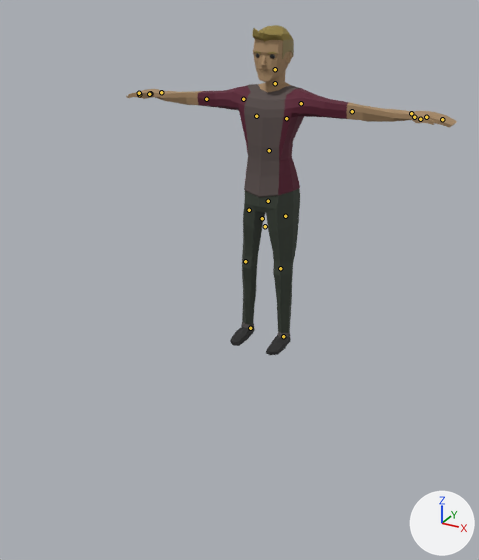
A saved change to the glTF model apps/web/public/room/person.glb.
One viewpoint serves both versions: a 50 mm camera at (1.59, -3.23, 1.95) aimed at (0.23, -0.75, 0.71). Lighting does not change. The marker at lower right points along +X, +Y and +Z. The picture after the commit comes second. The bones that change, and the others that lie on the model, are drawn over the model as lines.

Names of what the first picture shows: 'BaseHuman'.
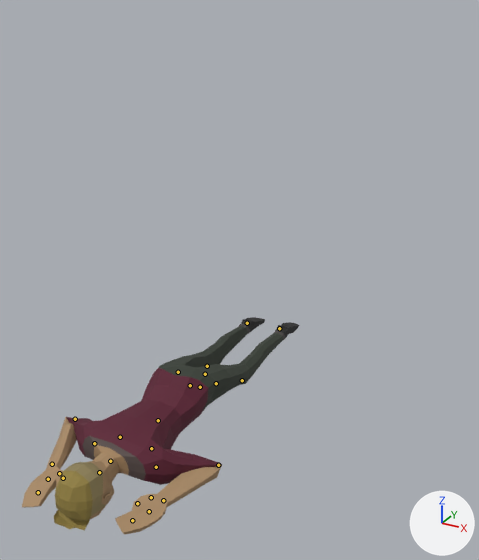
The newer file adds an action. The first version stands in its rest pose; the second is drawn at frame 41 of the action 'Death_Pose'.

The edits, one by one:
Bone 'Foot.L' (bone_foot_l) moves from (0.0, 0.0, 0.0) to (0.0, 0.00158, 0.00233).
Bone 'Foot.L' (bone_foot_l) turns from (0, 0, 0) to (-160, 0, 0) degrees about its own x, y and z.
Bone 'Body' (bone_body) moves from (0.0, 0.0, 0.0) to (0.0, -0.01941, 0.01869).
Bone 'Body' (bone_body) turns from (0, 0, 0) to (97, 0, 0) degrees about its own x, y and z.
Bone 'Head' (bone_head) turns from (0, 0, 0) to (-13, 0, 0) degrees about its own x, y and z.
Bone 'UpperArm.L' (bone_upperarm_l) turns from (0, 0, 0) to (-34, 5, -19) degrees about its own x, y and z.
Bone 'LowerArm.L' (bone_lowerarm_l) turns from (0, 0, 0) to (101, 48, -74) degrees about its own x, y and z.
Bone 'MiddleHand.L' (bone_middlehand_l) turns from (0, 0, 0) to (8, 0, -5) degrees about its own x, y and z.
Bone 'Fingers.L' (bone_fingers_l) turns from (0, 0, 0) to (15, 5, -9) degrees about its own x, y and z.
Bone 'Thumb1.L' (bone_thumb1_l) turns from (0, 0, 0) to (-7, -16, -29) degrees about its own x, y and z.
Bone 'Thumb2.L' (bone_thumb2_l) turns from (0, 0, 0) to (9, -6, 18) degrees about its own x, y and z.
Bone 'UpperArm.R' (bone_upperarm_r) turns from (0, 0, 0) to (-24, 9, 8) degrees about its own x, y and z.
Bone 'LowerArm.R' (bone_lowerarm_r) turns from (0, 0, 0) to (56, -28, 127) degrees about its own x, y and z.
Bone 'MiddleHand.R' (bone_middlehand_r) turns from (0, 0, 0) to (14, -18, -8) degrees about its own x, y and z.
Bone 'Thumb2.R' (bone_thumb2_r) turns from (0, 0, 0) to (-28, 4, 8) degrees about its own x, y and z.
Bone 'UpperLeg.L' (bone_upperleg_l) turns from (0, 0, 0) to (-24, 0, 0) degrees about its own x, y and z.
Bone 'LowerLeg.L' (bone_lowerleg_l) turns from (0, 0, 0) to (21, 0, 0) degrees about its own x, y and z.
Bone 'UpperLeg.R' (bone_upperleg_r) turns from (0, 0, 0) to (-20, 0, 0) degrees about its own x, y and z.
Bone 'LowerLeg.R' (bone_lowerleg_r) turns from (0, 0, 0) to (11, 0, 0) degrees about its own x, y and z.
Bone 'Foot.R' (bone_foot_r) moves from (0.0, 0.0, 0.0) to (0.0, 0.00115, 0.00151).
Bone 'Foot.R' (bone_foot_r) turns from (0, 0, 0) to (-159, 0, 0) degrees about its own x, y and z.

Changed parts and their boxes (x1, y1, x2, y2) in the pictures (479 x 560 px):
'BaseHuman', posed (16% narrower, 34% shorter)
    before: (126, 25, 457, 355)
    after: (22, 317, 299, 535)
bone 'Foot.L', root to tip
    before: (283, 336) to (283, 337)
    after: (279, 328) to (280, 328)
bone 'Body', root to tip
    before: (262, 218) to (262, 217)
    after: (200, 387) to (199, 388)
bone 'Head', root to tip
    before: (275, 69) to (275, 69)
    after: (99, 472) to (99, 473)
bone 'UpperArm.L', root to tip
    before: (301, 103) to (301, 104)
    after: (156, 467) to (156, 467)
bone 'LowerArm.L', root to tip
    before: (352, 111) to (352, 111)
    after: (218, 465) to (218, 465)
bone 'MiddleHand.L', root to tip
    before: (426, 117) to (427, 117)
    after: (149, 511) to (148, 512)
bone 'Fingers.L', root to tip
    before: (442, 119) to (443, 119)
    after: (132, 520) to (131, 520)
bone 'Thumb1.L', root to tip
    before: (414, 117) to (415, 117)
    after: (151, 497) to (150, 498)
bone 'Thumb2.L', root to tip
    before: (420, 119) to (421, 119)
    after: (137, 503) to (137, 504)
bone 'UpperArm.R', root to tip
    before: (243, 99) to (243, 99)
    after: (94, 443) to (94, 443)
bone 'LowerArm.R', root to tip
    before: (206, 99) to (206, 99)
    after: (75, 419) to (75, 419)
bone 'MiddleHand.R', root to tip
    before: (150, 93) to (150, 93)
    after: (48, 479) to (47, 479)
bone 'Thumb2.R', root to tip
    before: (139, 94) to (139, 94)
    after: (63, 478) to (62, 478)
bone 'UpperLeg.L', root to tip
    before: (285, 216) to (285, 216)
    after: (216, 383) to (216, 383)
bone 'LowerLeg.L', root to tip
    before: (280, 268) to (280, 269)
    after: (242, 380) to (242, 380)
bone 'UpperLeg.R', root to tip
    before: (249, 210) to (249, 210)
    after: (178, 372) to (178, 372)
bone 'LowerLeg.R', root to tip
    before: (245, 261) to (245, 262)
    after: (207, 366) to (207, 365)
bone 'Foot.R', root to tip
    before: (250, 328) to (250, 328)
    after: (247, 323) to (248, 323)
